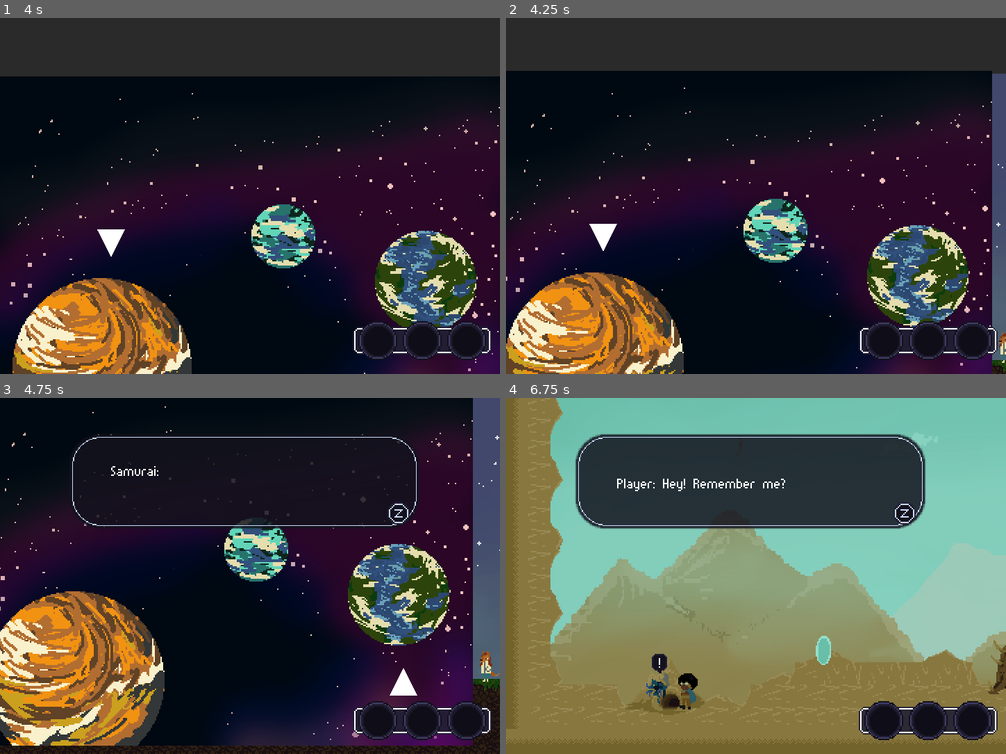
Above: before the commit, frames 1-4 (two rows, left to right).
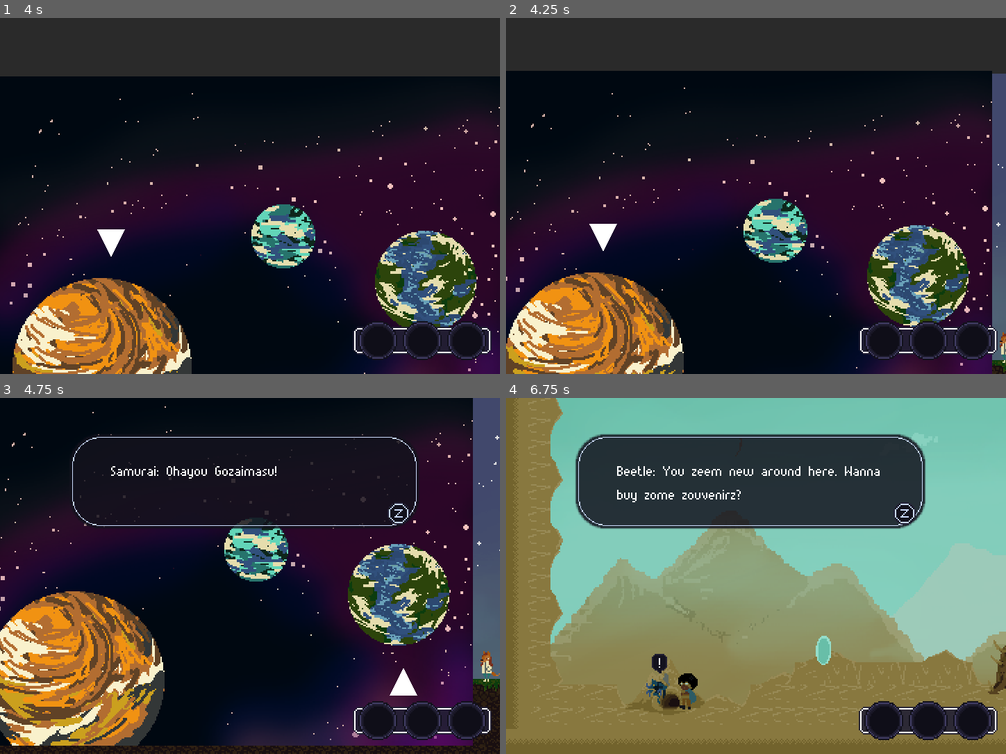
Above: after the commit, the same moments.

Repository: gpelussi/home_ggj19
Game: Godot game, scene res://Maps/Earth_Map.tscn
Two runs of this game, one before a commit and one after it. Both use one fixed random seed, a clock stepped at 60 frames per second and the inputs below. This scene is started directly instead of the project's main scene.
Inputs:
- Up to frame 1 (4 s): hold Z (ACTION_CONFIRM) 0.53-1.28 s; hold Right (DIR_RIGHT) 0.53-2.03 s; tap Space (ACTION_JUMP) at 0.77, 1.52, 3.02, 3.77 s; tap Z (ACTION_CONFIRM) at 1.35, 2.85 s; hold Left (DIR_LEFT) 2.03-2.78 s; hold Z (ACTION_CONFIRM) 2.03-2.78 s; hold Right (DIR_RIGHT) from 2.78 s (still down); hold Z (ACTION_CONFIRM) from 3.53 s (still down)
- Up to frame 2 (4.25 s): keep holding Right (DIR_RIGHT); keep holding Z (ACTION_CONFIRM)
- Up to frame 3 (4.75 s): release Right (DIR_RIGHT) at 4.28 s; release Z (ACTION_CONFIRM) at 4.28 s; hold Left (DIR_LEFT) from 4.28 s (still down); tap Z (ACTION_CONFIRM) at 4.35 s; tap Space (ACTION_JUMP) at 4.52 s
- Up to frame 4 (6.75 s): tap Enter at 5 s; release Left (DIR_LEFT) at 5.03 s; hold Right (DIR_RIGHT) 5.03-5.78 s; hold Z (ACTION_CONFIRM) 5.03-5.78 s; hold Left (DIR_LEFT) from 5.78 s (still down); tap Z (ACTION_CONFIRM) at 5.85 s; tap Space (ACTION_JUMP) at 6.02 s; hold Z (ACTION_CONFIRM) from 6.53 s (still down)

Frame 1 is identical in both runs. In frame 2, less than 0.1% of the frame differs, in the area x 98-100%, y 88-97%; in frame 3, 0.2%; in frame 4, 0.8%, in the area x 22-75%, y 19-30%.

Commit message:
add correcao bugs

Diff:
--- a/src/Bodies/NPCs/Beetle/Beetle.tscn
+++ b/src/Bodies/NPCs/Beetle/Beetle.tscn
@@ -3,9 +3,9 @@
 [ext_resource path="res://Bodies/NPCs/NPC.tscn" type="PackedScene" id=1]
 [ext_resource path="res://Bodies/Components/InteractionEvent.tscn" type="PackedScene" id=2]
 [ext_resource path="res://Bodies/Components/Commands/Condition.tscn" type="PackedScene" id=3]
-[ext_resource path="res://Bodies/Components/Commands/GiftItem.tscn" type="PackedScene" id=4]
+[ext_resource path="res://Bodies/Components/Commands/TextBox.tscn" type="PackedScene" id=4]
 [ext_resource path="res://Bodies/Components/Commands/AwardItem.tscn" type="PackedScene" id=5]
-[ext_resource path="res://Bodies/Components/Commands/TextBox.tscn" type="PackedScene" id=6]
+[ext_resource path="res://Bodies/Components/Commands/GiftItem.tscn" type="PackedScene" id=6]
 [ext_resource path="res://Bodies/NPCs/Beetle/Sprite.tscn" type="PackedScene" id=7]
 
 [sub_resource type="RectangleShape2D" id=1]
@@ -13,7 +13,7 @@
 custom_solver_bias = 0.0
 extents = Vector2( 16, 16 )
 
-[node name="Beetle" index="0" instance=ExtResource( 1 )]
+[node name="Beetle" instance=ExtResource( 1 )]
 
 [node name="HitBox" parent="." index="0"]
 
@@ -29,21 +29,11 @@
 [node name="Condition" parent="Interaction/InteractionEvent" index="0" instance=ExtResource( 3 )]
 
 check_if_player_has_item = 0
-check_if_npc_has_item = 1
+check_if_npc_has_item = 2
 npc_which = "Beetle"
 npc_which_item = "Block"
 
-[node name="GiftItem" parent="Interaction/InteractionEvent/Condition" index="0" instance=ExtResource( 4 )]
-
-item_to_give = "Block"
-who_to_give_item_to = "Beetle"
-
-[node name="AwardItem" parent="Interaction/InteractionEvent/Condition" index="1" instance=ExtResource( 5 )]
-
-_sections_unfolded = [ "Pause" ]
-item_to_give = "Calculator"
-
-[node name="TextBox" parent="Interaction/InteractionEvent/Condition" index="2" instance=ExtResource( 6 )]
+[node name="TextBox" parent="Interaction/InteractionEvent/Condition" index="0" instance=ExtResource( 4 )]
 
 dialogue_text = "Beetle: You zeem new around here. Wanna buy zome zouvenirz?
 
@@ -60,13 +50,18 @@
 Beetle: Here, take thiz to Penguin.
 "
 
+[node name="AwardItem" parent="Interaction/InteractionEvent/Condition" index="1" instance=ExtResource( 5 )]
+
+_sections_unfolded = [ "Pause" ]
+item_to_give = "Calculator"
+
 [node name="Condition2" parent="Interaction/InteractionEvent" index="1" instance=ExtResource( 3 )]
 
 check_if_player_has_item = 1
 has_item = "Calculator"
 check_if_npc_has_item = 0
 
-[node name="TextBox" parent="Interaction/InteractionEvent/Condition2" index="0" instance=ExtResource( 6 )]
+[node name="TextBox" parent="Interaction/InteractionEvent/Condition2" index="0" instance=ExtResource( 4 )]
 
 dialogue_text = "Player: Do you need anything else?
 
@@ -90,17 +85,7 @@
 check_if_player_has_item = 0
 check_if_npc_has_item = 0
 
-[node name="GiftItem" parent="Interaction/InteractionEvent/Condition3" index="0" instance=ExtResource( 4 )]
-
-item_to_give = "Chainsaw"
-who_to_give_item_to = "Beetle"
-
-[node name="GiftItem2" parent="Interaction/InteractionEvent/Condition3" index="1" instance=ExtResource( 4 )]
-
-item_to_give = "Mask"
-who_to_give_item_to = "Beetle"
-
-[node name="TextBox" parent="Interaction/InteractionEvent/Condition3" index="2" instance=ExtResource( 6 )]
+[node name="TextBox" parent="Interaction/InteractionEvent/Condition3" index="0" instance=ExtResource( 4 )]
 
 dialogue_text = "Player: Hey! Remember me?
 
@@ -123,4 +108,14 @@
 Beetle: Thank you for everything, ztranger…!
 "
 
+[node name="GiftItem" parent="Interaction/InteractionEvent/Condition3" index="1" instance=ExtResource( 6 )]
+
+item_to_give = "Chainsaw"
+who_to_give_item_to = "Beetle"
+
+[node name="GiftItem2" parent="Interaction/InteractionEvent/Condition3" index="2" instance=ExtResource( 6 )]
+
+item_to_give = "Mask"
+who_to_give_item_to = "Beetle"
+
 [node name="Sprite" parent="." index="3" instance=ExtResource( 7 )]
--- a/src/Bodies/NPCs/Capybara/Capybara.tscn
+++ b/src/Bodies/NPCs/Capybara/Capybara.tscn
@@ -28,26 +28,16 @@
 
 [node name="TextBox" parent="Interaction/InteractionEvent" index="0" instance=ExtResource( 3 )]
 
-dialogue_text = "Samurai: おはようございます！
+dialogue_text = "Samurai: Ohayou Gozaimasu!
 "
 
 [node name="Condition" parent="Interaction/InteractionEvent" index="1" instance=ExtResource( 4 )]
 
-editor/display_folded = true
 check_if_player_has_item = 1
 has_item = "Mirror"
 check_if_npc_has_item = 0
 
-[node name="GiftItem" parent="Interaction/InteractionEvent/Condition" index="0" instance=ExtResource( 5 )]
-
-item_to_give = "Mirror"
-who_to_give_item_to = "Capybara"
-
-[node name="AwardItem" parent="Interaction/InteractionEvent/Condition" index="1" instance=ExtResource( 6 )]
-
-item_to_give = "Katana"
-
-[node name="TextBox" parent="Interaction/InteractionEvent/Condition" index="2" instance=ExtResource( 3 )]
+[node name="TextBox" parent="Interaction/InteractionEvent/Condition" index="0" instance=ExtResource( 3 )]
 
 dialogue_text = "Samurai: It is just like this one.
 
@@ -81,22 +71,22 @@
 
 "
 
+[node name="GiftItem" parent="Interaction/InteractionEvent/Condition" index="1" instance=ExtResource( 5 )]
+
+item_to_give = "Mirror"
+who_to_give_item_to = "Capybara"
+
+[node name="AwardItem" parent="Interaction/InteractionEvent/Condition" index="2" instance=ExtResource( 6 )]
+
+item_to_give = "Katana"
+
 [node name="Condition2" parent="Interaction/InteractionEvent" index="2" instance=ExtResource( 4 )]
 
 check_if_player_has_item = 1
 has_item = "Flower"
 check_if_npc_has_item = 0
 
-[node name="GiftItem" parent="Interaction/InteractionEvent/Condition2" index="0" instance=ExtResource( 5 )]
-
-item_to_give = "Flower"
-who_to_give_item_to = "Capybara"
-
-[node name="AwardItem" parent="Interaction/InteractionEvent/Condition2" index="1" instance=ExtResource( 6 )]
-
-item_to_give = "Shovel"
-
-[node name="TextBox" parent="Interaction/InteractionEvent/Condition2" index="2" instance=ExtResource( 3 )]
+[node name="TextBox" parent="Interaction/InteractionEvent/Condition2" index="0" instance=ExtResource( 3 )]
 
 dialogue_text = "Samurai: Could it be possible…?
 
@@ -123,4 +113,13 @@
 Samurai: Take. It.
 "
 
+[node name="GiftItem" parent="Interaction/InteractionEvent/Condition2" index="1" instance=ExtResource( 5 )]
+
+item_to_give = "Flower"
+who_to_give_item_to = "Capybara"
+
+[node name="AwardItem" parent="Interaction/InteractionEvent/Condition2" index="2" instance=ExtResource( 6 )]
+
+item_to_give = "Shovel"
+
 [node name="Sprite" parent="." index="3" instance=ExtResource( 7 )]
--- a/src/Bodies/NPCs/Cthulu/Cthulu.tscn
+++ b/src/Bodies/NPCs/Cthulu/Cthulu.tscn
@@ -13,7 +13,7 @@
 custom_solver_bias = 0.0
 extents = Vector2( 16, 16 )
 
-[node name="Cthulu" index="0" instance=ExtResource( 1 )]
+[node name="Cthulu" instance=ExtResource( 1 )]
 
 [node name="HitBox" parent="." index="0"]
 
@@ -37,16 +37,7 @@
 has_item = "Lizard"
 check_if_npc_has_item = 0
 
-[node name="GiftItem" parent="Interaction/InteractionEvent/Condition" index="0" instance=ExtResource( 5 )]
-
-item_to_give = "Lizard"
-who_to_give_item_to = "Cthulu"
-
-[node name="AwardItem" parent="Interaction/InteractionEvent/Condition" index="1" instance=ExtResource( 6 )]
-
-item_to_give = "Book"
-
-[node name="TextBox" parent="Interaction/InteractionEvent/Condition" index="2" instance=ExtResource( 3 )]
+[node name="TextBox" parent="Interaction/InteractionEvent/Condition" index="0" instance=ExtResource( 3 )]
 
 dialogue_text = "Cultist: Ph'nglui mglw'nafh Cthulhu R'lyeh wgah'nagl fhtagn.
 
@@ -71,23 +62,22 @@
 Cultist: Now… where could I find something to draw patterns on this volatile sand?
 "
 
+[node name="GiftItem" parent="Interaction/InteractionEvent/Condition" index="1" instance=ExtResource( 5 )]
+
+item_to_give = "Lizard"
+who_to_give_item_to = "Cthulu"
+
+[node name="AwardItem" parent="Interaction/InteractionEvent/Condition" index="2" instance=ExtResource( 6 )]
+
+item_to_give = "Book"
+
 [node name="Condition2" parent="Interaction/InteractionEvent" index="2" instance=ExtResource( 4 )]
 
-editor/display_folded = true
 check_if_player_has_item = 1
 has_item = "Rake"
 check_if_npc_has_item = 0
 
-[node name="GiftItem" parent="Interaction/InteractionEvent/Condition2" index="0" instance=ExtResource( 5 )]
-
-item_to_give = "Rake"
-who_to_give_item_to = "Cthulu"
-
-[node name="AwardItem" parent="Interaction/InteractionEvent/Condition2" index="1" instance=ExtResource( 6 )]
-
-item_to_give = "Amulet"
-
-[node name="TextBox" parent="Interaction/InteractionEvent/Condition2" index="2" instance=ExtResource( 3 )]
+[node name="TextBox" parent="Interaction/InteractionEvent/Condition2" index="0" instance=ExtResource( 3 )]
 
 dialogue_text = "Cultist: This thing you are carrying, my dear,
 
@@ -117,6 +107,15 @@
 
 "
 
+[node name="GiftItem" parent="Interaction/InteractionEvent/Condition2" index="1" instance=ExtResource( 5 )]
+
+item_to_give = "Rake"
+who_to_give_item_to = "Cthulu"
+
+[node name="AwardItem" parent="Interaction/InteractionEvent/Condition2" index="2" instance=ExtResource( 6 )]
+
+item_to_give = "Amulet"
+
 [node name="Sprite" parent="." index="2" instance=ExtResource( 7 )]
 
 position = Vector2( 0.21464, -0.214638 )
--- a/src/Bodies/NPCs/Fox/Fox.tscn
+++ b/src/Bodies/NPCs/Fox/Fox.tscn
@@ -33,21 +33,11 @@
 
 [node name="Condition" parent="Interaction/InteractionEvent" index="1" instance=ExtResource( 4 )]
 
-editor/display_folded = true
 check_if_player_has_item = 1
 has_item = "Shovel"
 check_if_npc_has_item = 0
 
-[node name="GiftItem" parent="Interaction/InteractionEvent/Condition" index="0" instance=ExtResource( 5 )]
-
-item_to_give = "Shovel"
-who_to_give_item_to = "Fox"
-
-[node name="AwardItem" parent="Interaction/InteractionEvent/Condition" index="1" instance=ExtResource( 6 )]
-
-item_to_give = "Stethoscope"
-
-[node name="TextBox" parent="Interaction/InteractionEvent/Condition" index="2" instance=ExtResource( 3 )]
+[node name="TextBox" parent="Interaction/InteractionEvent/Condition" index="0" instance=ExtResource( 3 )]
 
 dialogue_text = "Fox: Hey. You.
 
@@ -86,22 +76,22 @@
 Player: But aren’t you a doc-... Nevermind.
 "
 
+[node name="GiftItem" parent="Interaction/InteractionEvent/Condition" index="1" instance=ExtResource( 5 )]
+
+item_to_give = "Shovel"
+who_to_give_item_to = "Fox"
+
+[node name="AwardItem" parent="Interaction/InteractionEvent/Condition" index="2" instance=ExtResource( 6 )]
+
+item_to_give = "Stethoscope"
+
 [node name="Condition2" parent="Interaction/InteractionEvent" index="2" instance=ExtResource( 4 )]
 
 check_if_player_has_item = 1
 has_item = "Lime"
 check_if_npc_has_item = 0
 
-[node name="GiftItem" parent="Interaction/InteractionEvent/Condition2" index="0" instance=ExtResource( 5 )]
-
-item_to_give = "Lime"
-who_to_give_item_to = "Fox"
-
-[node name="AwardItem" parent="Interaction/InteractionEvent/Condition2" index="1" instance=ExtResource( 6 )]
-
-item_to_give = "Chainsaw"
-
-[node name="TextBox" parent="Interaction/InteractionEvent/Condition2" index="2" instance=ExtResource( 3 )]
+[node name="TextBox" parent="Interaction/InteractionEvent/Condition2" index="0" instance=ExtResource( 3 )]
 
 dialogue_text = "Player: I don’t know what I’m gettin into,
 
@@ -147,6 +137,15 @@
 
 "
 
+[node name="GiftItem" parent="Interaction/InteractionEvent/Condition2" index="1" instance=ExtResource( 5 )]
+
+item_to_give = "Lime"
+who_to_give_item_to = "Fox"
+
+[node name="AwardItem" parent="Interaction/InteractionEvent/Condition2" index="2" instance=ExtResource( 6 )]
+
+item_to_give = "Chainsaw"
+
 [node name="Sprite" parent="." index="3" instance=ExtResource( 7 )]
 
-position = Vector2( 0.15778, 0 )
+position = Vector2( 0.31556, 0 )
--- a/src/Bodies/NPCs/Frozen/Frozen.tscn
+++ b/src/Bodies/NPCs/Frozen/Frozen.tscn
@@ -33,16 +33,11 @@
 
 [node name="Condition" parent="Interaction/InteractionEvent" index="1" instance=ExtResource( 4 )]
 
-editor/display_folded = true
 check_if_player_has_item = 1
 has_item = "Kigurumi"
 check_if_npc_has_item = 0
 
-[node name="AwardItem" parent="Interaction/InteractionEvent/Condition" index="0" instance=ExtResource( 5 )]
-
-item_to_give = "Mirror"
-
-[node name="TextBox" parent="Interaction/InteractionEvent/Condition" index="1" instance=ExtResource( 3 )]
+[node name="TextBox" parent="Interaction/InteractionEvent/Condition" index="0" instance=ExtResource( 3 )]
 
 dialogue_text = "Frozen: Oh my my, what have we here~
 
@@ -75,22 +70,17 @@
 Frozen: Ugh, where did that thing go…
 "
 
+[node name="AwardItem" parent="Interaction/InteractionEvent/Condition" index="1" instance=ExtResource( 5 )]
+
+item_to_give = "Mirror"
+
 [node name="Condition2" parent="Interaction/InteractionEvent" index="2" instance=ExtResource( 4 )]
 
 check_if_player_has_item = 1
 has_item = "Drone"
 check_if_npc_has_item = 0
 
-[node name="GiftItem" parent="Interaction/InteractionEvent/Condition2" index="0" instance=ExtResource( 6 )]
-
-item_to_give = "Drone"
-who_to_give_item_to = "Frozen"
-
-[node name="AwardItem" parent="Interaction/InteractionEvent/Condition2" index="1" instance=ExtResource( 5 )]
-
-item_to_give = "Mask"
-
-[node name="TextBox" parent="Interaction/InteractionEvent/Condition2" index="2" instance=ExtResource( 3 )]
+[node name="TextBox" parent="Interaction/InteractionEvent/Condition2" index="0" instance=ExtResource( 3 )]
 
 dialogue_text = "Frozen: Where the hell did you find my drone?
 
@@ -115,4 +105,13 @@
 Frozen: Ha! Now, to start filming!!
 "
 
+[node name="GiftItem" parent="Interaction/InteractionEvent/Condition2" index="1" instance=ExtResource( 6 )]
+
+item_to_give = "Drone"
+who_to_give_item_to = "Frozen"
+
+[node name="AwardItem" parent="Interaction/InteractionEvent/Condition2" index="2" instance=ExtResource( 5 )]
+
+item_to_give = "Mask"
+
 [node name="Sprite" parent="." index="3" instance=ExtResource( 7 )]
--- a/src/Bodies/NPCs/Jabafrog/Jabafrog.tscn
+++ b/src/Bodies/NPCs/Jabafrog/Jabafrog.tscn
@@ -13,7 +13,7 @@
 custom_solver_bias = 0.0
 extents = Vector2( 20, 14 )
 
-[node name="Jabafrog" instance=ExtResource( 1 )]
+[node name="Jabafrog" index="0" instance=ExtResource( 1 )]
 
 [node name="HitBox" parent="." index="0"]
 
@@ -38,14 +38,7 @@
 has_item = "Coin"
 check_if_npc_has_item = 0
 
-[node name="GiftItem" parent="Interaction/InteractionEvent/Condition" index="0" instance=ExtResource( 5 )]
-
-item_to_give = "Coin"
-who_to_give_item_to = "Jabafrog"
-
-[node name="AwardItem" parent="Interaction/InteractionEvent/Condition" index="1" instance=ExtResource( 6 )]
-
-[node name="TextBox" parent="Interaction/InteractionEvent/Condition" index="2" instance=ExtResource( 3 )]
+[node name="TextBox" parent="Interaction/InteractionEvent/Condition" index="0" instance=ExtResource( 3 )]
 
 dialogue_text = "Jaba: Howdy! I see you got some coins in there, partner.
 
@@ -66,23 +59,20 @@
 Jaba: Food that’d make them happy, ya know?
 "
 
+[node name="GiftItem" parent="Interaction/InteractionEvent/Condition" index="1" instance=ExtResource( 5 )]
+
+item_to_give = "Coin"
+who_to_give_item_to = "Jabafrog"
+
+[node name="AwardItem" parent="Interaction/InteractionEvent/Condition" index="2" instance=ExtResource( 6 )]
+
 [node name="Condition2" parent="Interaction/InteractionEvent" index="2" instance=ExtResource( 4 )]
 
-editor/display_folded = true
 check_if_player_has_item = 1
 has_item = "Fish"
 check_if_npc_has_item = 0
 
-[node name="GiftItem" parent="Interaction/InteractionEvent/Condition2" index="0" instance=ExtResource( 5 )]
-
-item_to_give = "Fish"
-who_to_give_item_to = "Jabafrog"
-
-[node name="AwardItem" parent="Interaction/InteractionEvent/Condition2" index="1" instance=ExtResource( 6 )]
-
-item_to_give = "Rake"
-
-[node name="TextBox" parent="Interaction/InteractionEvent/Condition2" index="2" instance=ExtResource( 3 )]
+[node name="TextBox" parent="Interaction/InteractionEvent/Condition2" index="0" instance=ExtResource( 3 )]
 
 dialogue_text = "Player: Howdy!
 
@@ -113,4 +103,13 @@
 Jaba: With the knew lizard food you gave me I won’t need it anymore.
 "
 
+[node name="GiftItem" parent="Interaction/InteractionEvent/Condition2" index="1" instance=ExtResource( 5 )]
+
+item_to_give = "Fish"
+who_to_give_item_to = "Jabafrog"
+
+[node name="AwardItem" parent="Interaction/InteractionEvent/Condition2" index="2" instance=ExtResource( 6 )]
+
+item_to_give = "Rake"
+
 [node name="Sprite" parent="." index="3" instance=ExtResource( 7 )]
--- a/src/HomeScreen/HomeScreen.tscn
+++ b/src/HomeScreen/HomeScreen.tscn
@@ -56,7 +56,7 @@
 "values": [ false, true ]
 }
 
-[node name="HomeScreen" type="Node2D" index="0"]
+[node name="HomeScreen" type="Node2D"]
 
 script = ExtResource( 1 )
 
